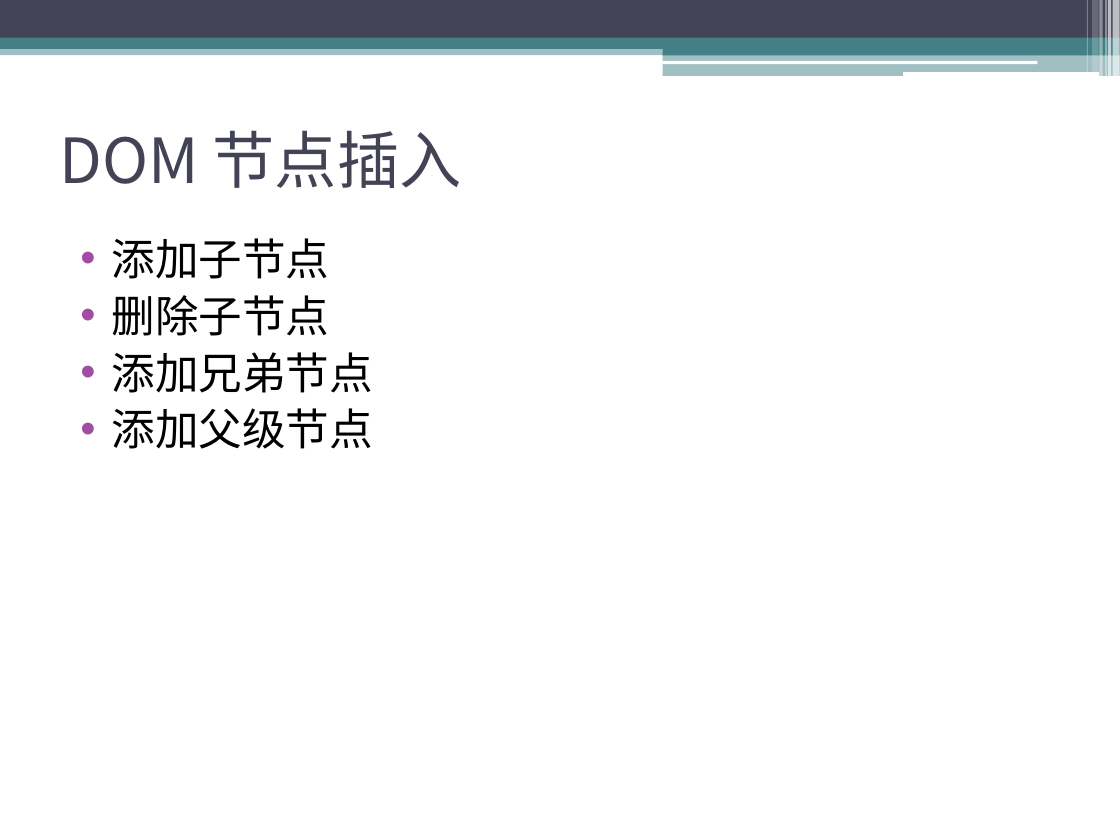
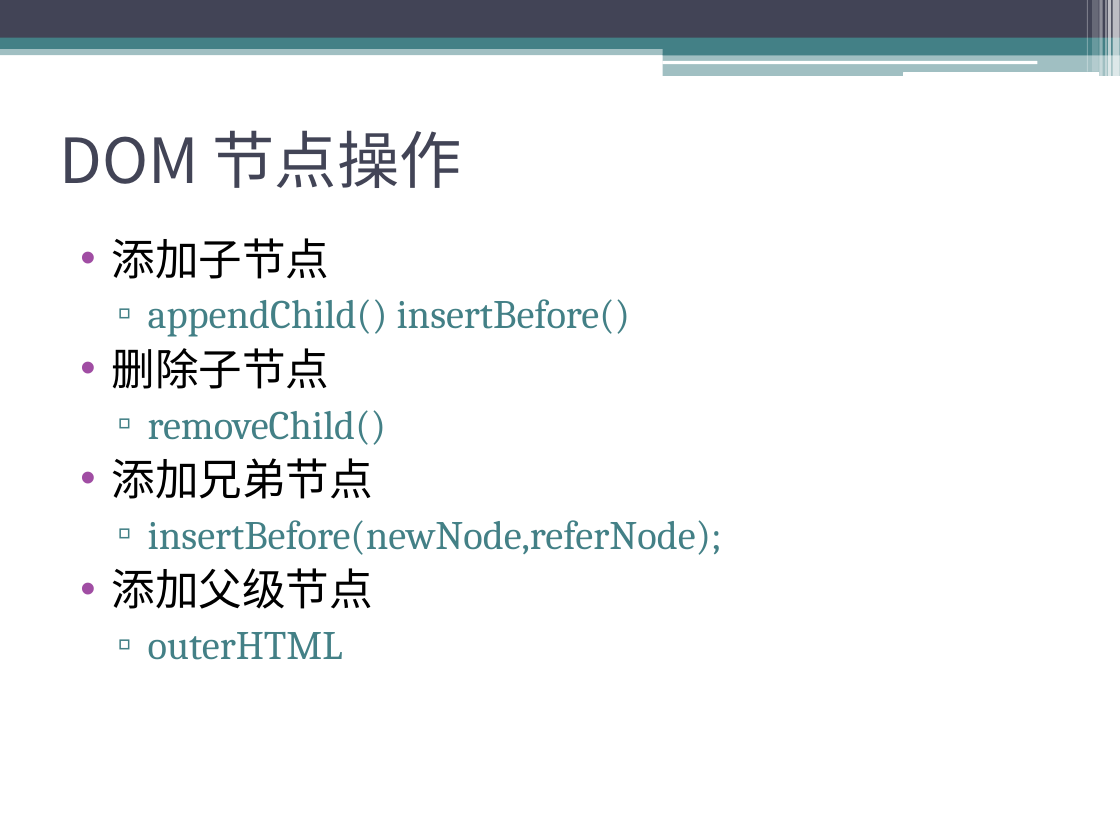
Before and after one commit to sophiazzw/Front_Library, a slide deck: slide 10 of manipulation.pptx. Drawn at 1120x840 pixels with LibreOffice and Linux fonts; fonts in the diff are those of the drawing. Boxes give left, top, right and bottom in pixels: in the first picture for what was removed or moved away, otherwise in the second. Text is boxed around its words. In the diff, an @@ line names an element or a change of style, - is before the commit and + after.

```diff
--- a/manipulation.pptx
+++ b/manipulation.pptx
@@ title at [59,130,462,188]: text changed @@
-DOM 节点插入
+DOM 节点操作
@@ text at [148,299,631,337]: paragraph added @@
+  ▫ appendChild() insertBefore()
@@ text at [148,410,386,445]: paragraph added @@
+  ▫ removeChild()
@@ text at [148,520,722,555]: paragraph added @@
+  ▫ insertBefore(newNode,referNode);
@@ text at [148,632,343,660]: paragraph added @@
+  ▫ outerHTML
```
Also in this commit, not shown: 4 other slides changed, 8 slides added, 4 other files.
